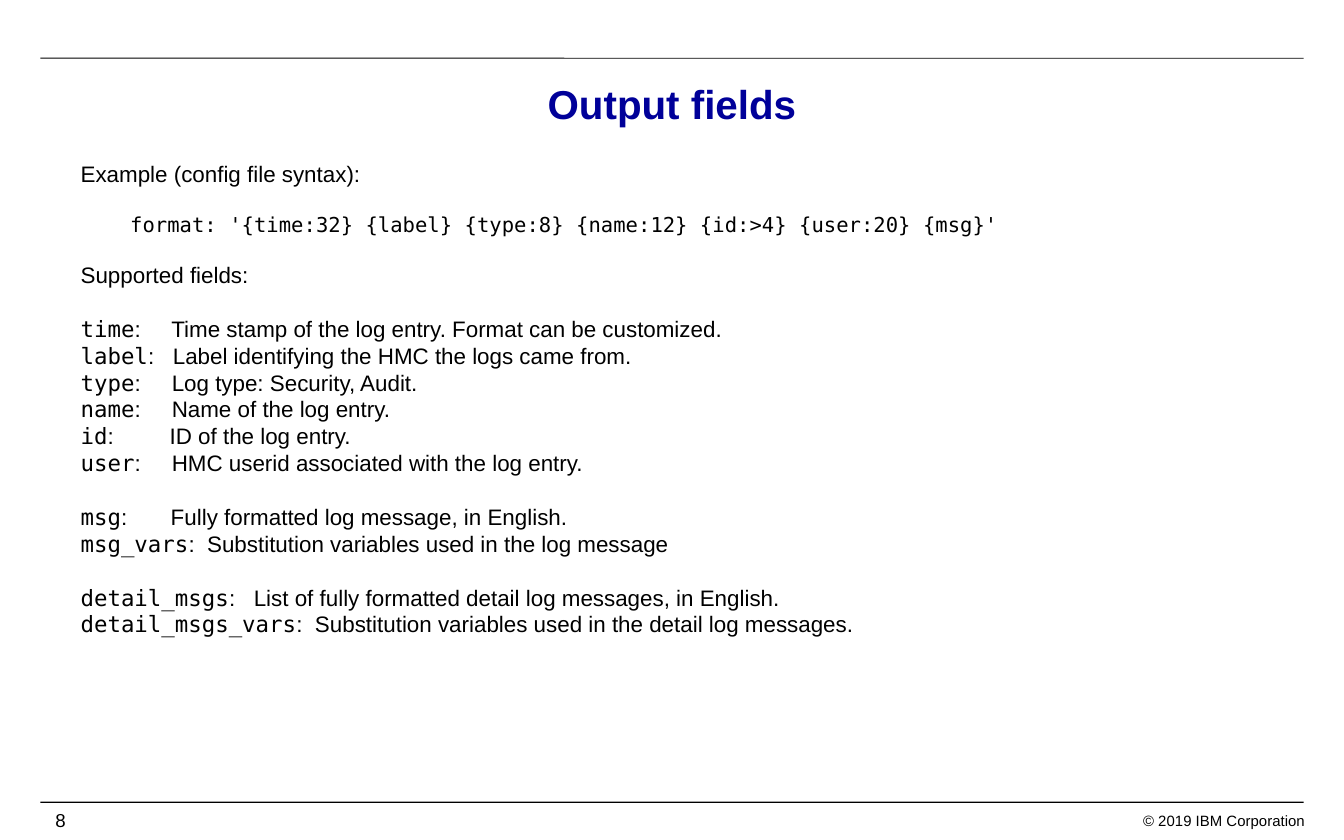
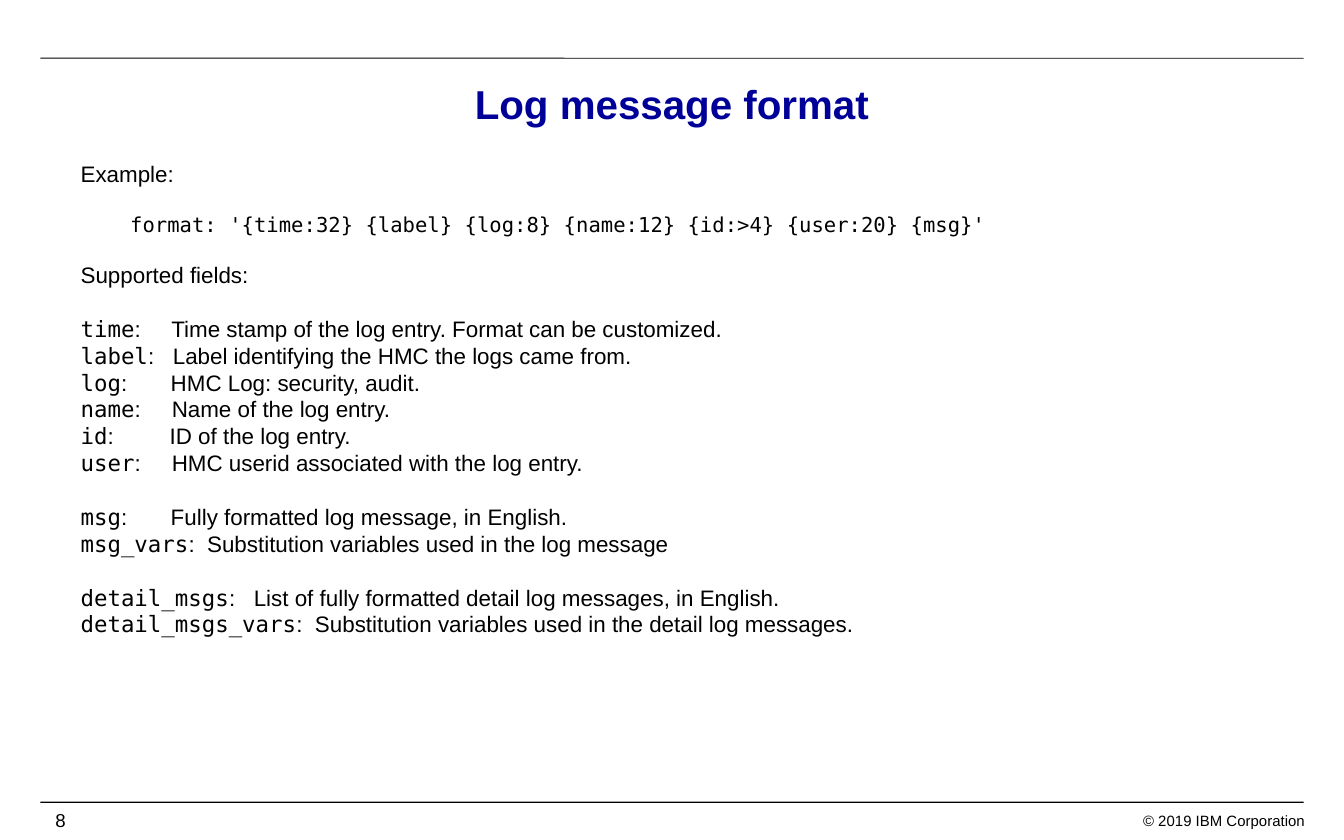
Before and after one commit to zhmcclient/zhmc-log-forwarder, a slide deck: slide 8 of IBM_Z_HMC_Log_Forwarder.pptx. Drawn at 1344x840 pixels with LibreOffice and Linux fonts; fonts in the diff are those of the drawing; background and template pictures are left out. Boxes give left, top, right and bottom in pixels: in the first picture for what was removed or moved away, otherwise in the second. Text is boxed around its words. In the diff, an @@ line names an element or a change of style, - is before the commit and + after.

```diff
--- a/IBM_Z_HMC_Log_Forwarder.pptx
+++ b/IBM_Z_HMC_Log_Forwarder.pptx
@@ title at box(475, 89, 868, 127): text changed @@
-Output fields
+Log message format
@@ text at box(81, 165, 985, 638): text changed @@
-Example (config file syntax):
-format: '{time:32} {label} {type:8} {name:12} {id:>4} {user:20} {msg}'
-Supported fields:
-time: Time stamp of the log entry. Format can be customized.
-label: Label identifying the HMC the logs came from.
-type: Log type: Security, Audit.
-name: Name of the log entry.
-id: ID of the log entry.
-user: HMC userid associated with the log entry.
-msg: Fully formatted log message, in English.
-msg_vars: Substitution variables used in the log message
-detail_msgs: List of fully formatted detail log messages, in English.
-detail_msgs_vars: Substitution variables used in the detail log messages.
+Example:
+format: '{time:32} {label} {log:8} {name:12} {id:>4} {user:20} {msg}'
+Supported fields:
+time: Time stamp of the log entry. Format can be customized.
+label: Label identifying the HMC the logs came from.
+log: HMC Log: security, audit.
+name: Name of the log entry.
+id: ID of the log entry.
+user: HMC userid associated with the log entry.
+msg: Fully formatted log message, in English.
+msg_vars: Substitution variables used in the log message
+detail_msgs: List of fully formatted detail log messages, in English.
+detail_msgs_vars: Substitution variables used in the detail log messages.
```
Also in this commit, not shown: 6 other slides changed, 2 slides added.
